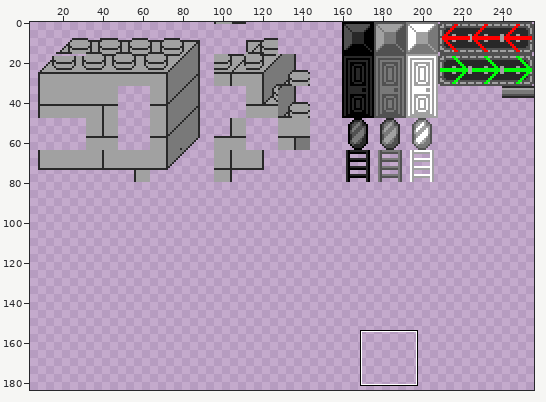
Two versions of one sprite sheet, bin/assets/tilesets/tiled_files/houset.png. Above: a wide view before the commit, with the close-up outlined.
Close-up. As it was:
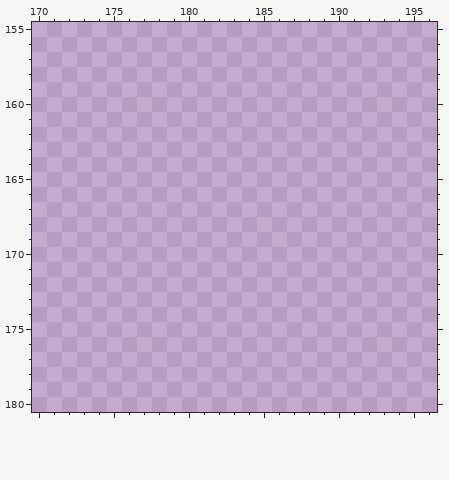
The file is 256x336 pixels. Colours within 5 levels of each other are drawn and written as one. Shown: x 170..196, y 155..180. The wide view leaves out empty margins. The commit also changed other parts of the picture, which this record leaves out.
And afterwards:
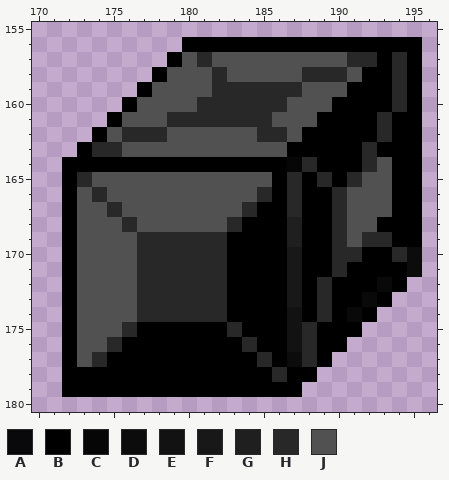
Palette (. is transparent): A #000000f2  B #000000  C #060606  D #0c0c0c  E #121212  F #181818  G #1f1f1f  H #282828  J #515151
Edits made:
Changed rows in their new state; - is an unchanged pixel.
first column x 172:
156 --------BBBBBBBBBBBBBBBB
157 -------BJHJJJJJJJJJHHBHB
158 ------BJJJHJJJJJHHHJBBHB
159 -----BJJJJHHHHHHJJJBBBHB
160 ----BJJJJHHHHHHJJJBBBBHB
161 ---BJJJHHHHHHHJJJBBBBHBB
162 --BJHHHJJJJJJHHJBBBBBHBB
163 -BHHJJJJJJJJJJJBBBBBHBBB
164 BBBBBBBBBBBBBBBCHBBBHJBB
165 BHJJJJJJJJJJJJBHBHBHJJBB
166 BJHJJJJJJJJJJHBHBBHJJJBB
167 BJJHJJJJJJJJHBBHBBHJJJBB
168 BJJJHJJJJJJHBBBGBBHJJBBB
169 BJJJJHHHHHHBBBBGBBHJHHBB
170 BJJJJHHHHHHBBBBFBBHHBBHD
171 BJJJJHHHHHHBBBBFBBHBBBBD
172 BJJJJHHHHHHBBBBFBHBBBAB-
173 BJJJJHHHHHHBBBBFBHBBAB--
174 BJJJJHHHHHHBBBBEBHBAB---
175 BJJJHBBBBBBHBBBEHBBB----
176 BJJHBBBBBBBBHBBEHBB-----
177 BJHBBBBBBBBBBHBDHB------
178 BBBBBBBBBBBBBBHBB-------
179 BBBBBBBBBBBBBBBB--------
Boxes around the changes in both close-ups, in picture pixels (x1, y1, x2, y2):
added: (62, 37, 422, 397)
